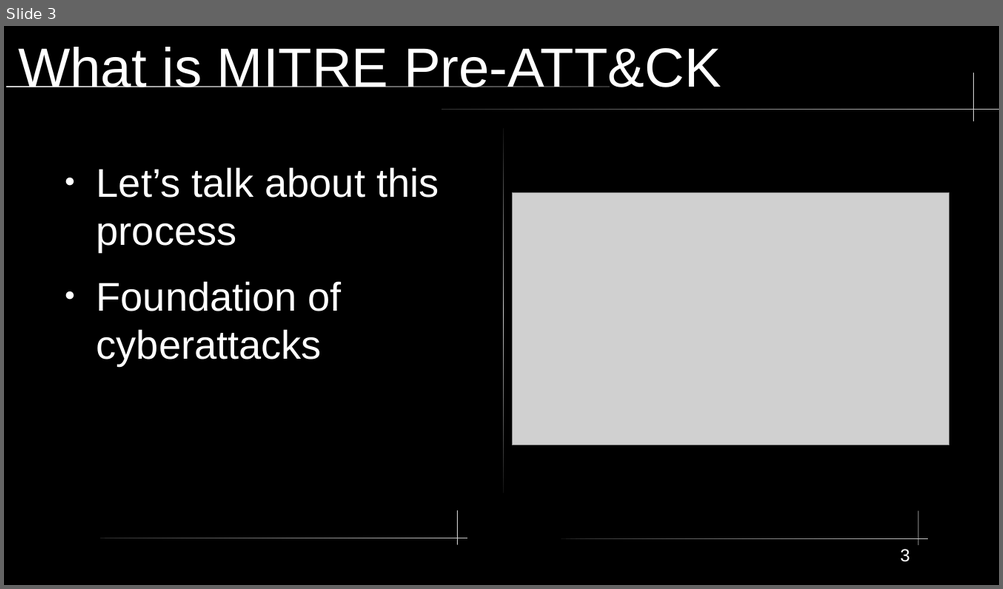
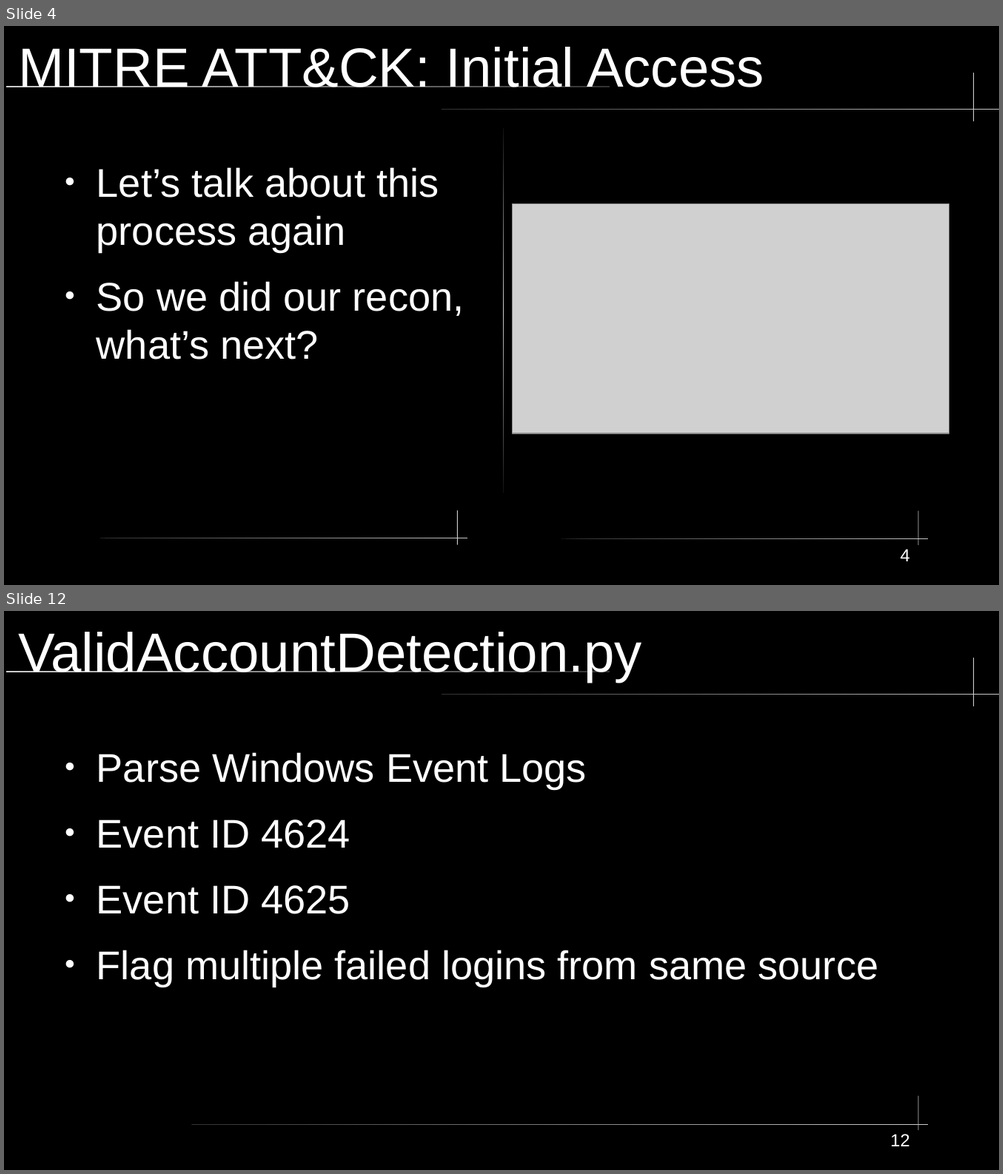
Before and after one commit to xXxSpicyBoiiixXx/COMPSFI-212, a slide deck: Cyber-Chapters/Chapter-2/Chapter2.odp. Shown one above the other, each under a label of ours: slide 3 before the commit, slides 4 and 12 after it; the slides between them are not shown. The pictures are 1003x589 and 1003x1174 pixels, drawn with LibreOffice and Linux fonts; fonts in the diff are those of the drawing; grey boxes stand for pictures. Boxes give left, top, right and bottom in pixels: in the first picture for what was removed or moved away, otherwise in the second. Text is boxed around its words. In the diff, an @@ line names an element or a change of style, - is before the commit and + after.

```diff
--- a/Cyber-Chapters/Chapter-2/Chapter2.odp
+++ b/Cyber-Chapters/Chapter-2/Chapter2.odp
@@ slide 12 added at (4, 611, 999, 1170), background #000000; not listed: 4 template elements that a slide beside it also shows @@
@@ title added at (18, 632, 642, 682), 44 pt, text #FFFFFF @@
+ValidAccountDetection.py
@@ text added at (96, 752, 879, 986), 32 pt, text #FFFFFF @@
+● Parse Windows Event Logs
+● Event ID 4624
+● Event ID 4625
+● Flag multiple failed logins from same source
@@ rounded rectangle added at (192, 1125, 928, 1125), fill gradient #333333 to #CCCCCC @@
@@ page number added at (890, 1134, 909, 1147), 14 pt, text #FFFFFF @@
+12
@@ what was slide 3 is now slide 4 @@
@@ slide 4 changed as well @@
@@ title at (18, 47, 764, 87): text changed @@
-What is MITRE Pre-ATT&CK
+MITRE ATT&CK: Initial Access
@@ text at (96, 167, 464, 360): text changed @@
-● Let’s talk about this process
-● Foundation of cyberattacks
+● Let’s talk about this process again
+● So we did our recon, what’s next?
@@ picture: place and size @@
-picture at (512, 193, 949, 446)
+picture at (512, 204, 949, 434)
@@ page number at (900, 549, 910, 562): text changed @@
-3
+4
```
Also in this commit, not shown: 1 other slide changed, 15 other slides added, 19 slides removed, 10 other files.
